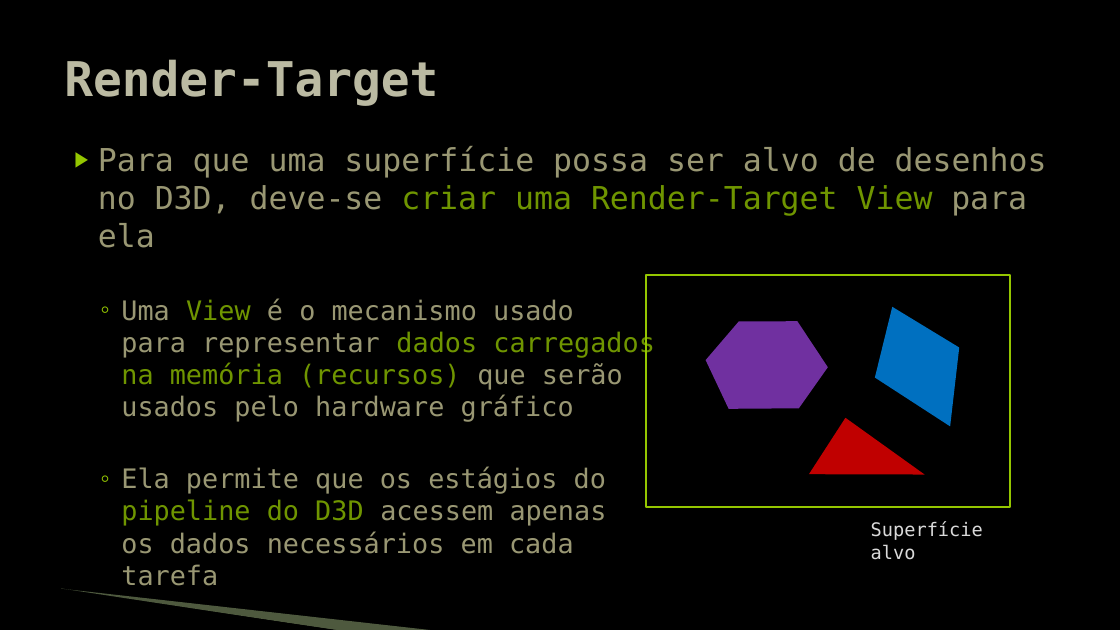
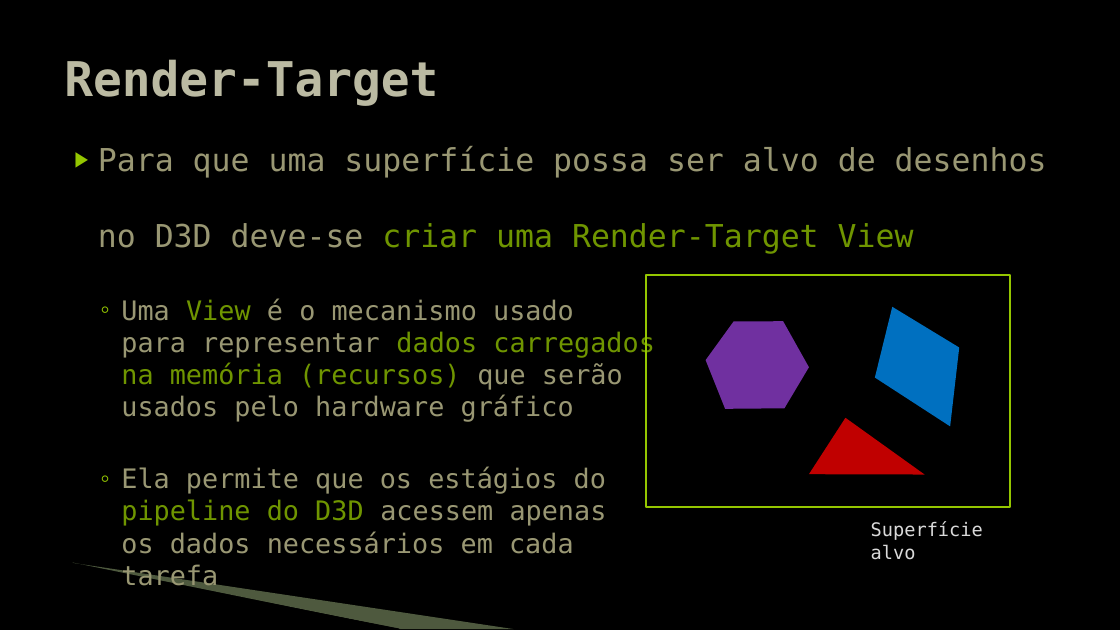
Before and after one commit to JudsonSS/Jogos, a slide deck: slide 20 of Slides/06. Direct3D.pptx. Drawn at 1120x630 pixels with LibreOffice and Linux fonts; fonts in the diff are those of the drawing; background and template pictures are left out. Boxes give left, top, right and bottom in pixels: in the first picture for what was removed or moved away, otherwise in the second. Text is boxed around its words. In the diff, an @@ line names an element or a change of style, - is before the commit and + after.

```diff
--- a/Slides/06. Direct3D.pptx
+++ b/Slides/06. Direct3D.pptx
@@ text at (98, 146, 1047, 254): text changed @@
-▶ Para que uma superfície possa ser alvo de desenhos no D3D, deve-se criar uma Render-Target View para ela
+▶ Para que uma superfície possa ser alvo de desenhos
+  no D3D deve-se criar uma Render-Target View
@@ freeform shape: place and size @@
-freeform shape at (706, 321, 828, 408)
+freeform shape at (706, 321, 809, 408)
@@ freeform shape: place and size @@
-freeform shape at (60, 590, 340, 630)
+freeform shape at (71, 565, 400, 629)
@@ freeform shape: place and size @@
-freeform shape at (61, 589, 437, 630)
+freeform shape at (73, 563, 514, 629)
```
Also in this commit, not shown: 23 other slides changed, 3 slides removed.
